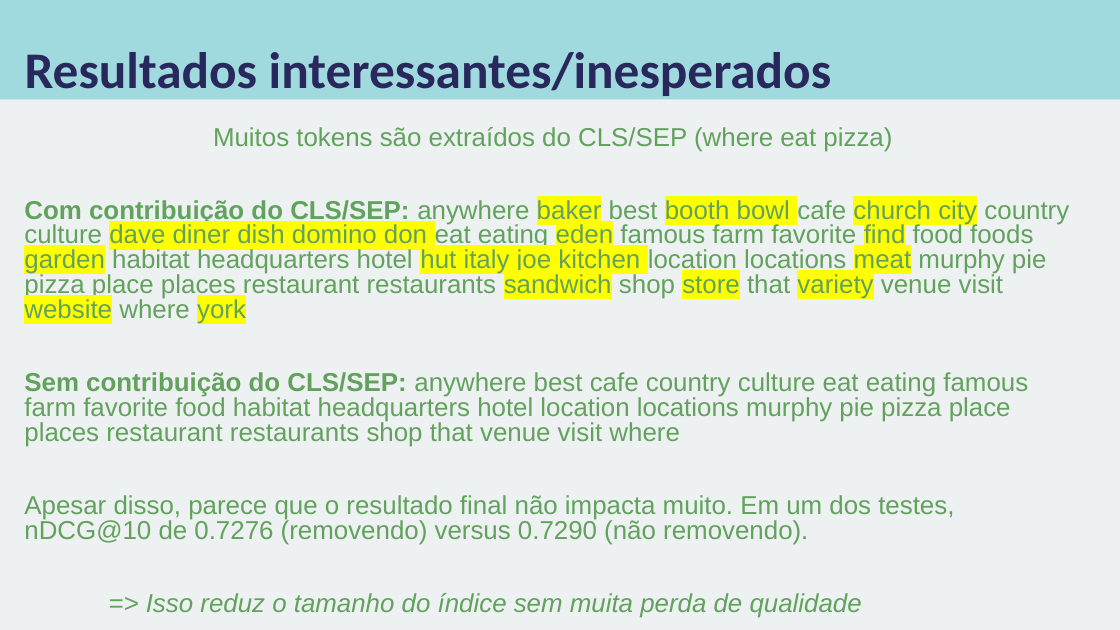
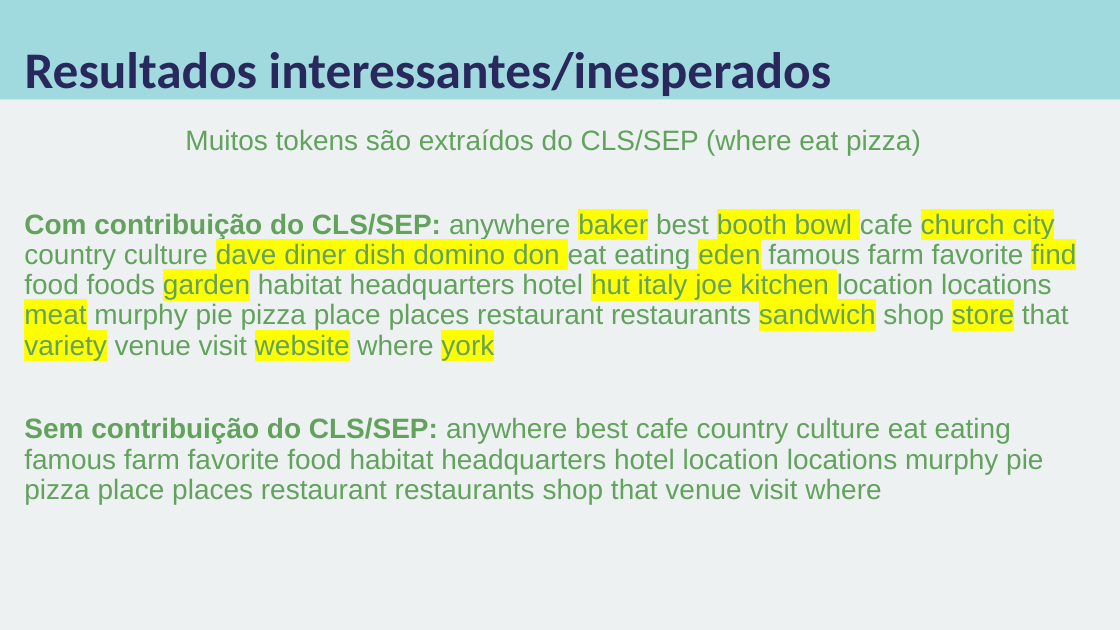
Before and after one commit to carisio/IA368-DD_deep_learning_busca, a slide deck: slide 9 of 7 - splade/notebook/apresentacao_splade.pptx. Drawn at 1120x630 pixels with LibreOffice and Linux fonts; fonts in the diff are those of the drawing. Boxes give left, top, right and bottom in pixels: in the first picture for what was removed or moved away, otherwise in the second. Text is boxed around its words. In the diff, an @@ line names an element or a change of style, - is before the commit and + after.

```diff
--- a/7 - splade/notebook/apresentacao_splade.pptx
+++ b/7 - splade/notebook/apresentacao_splade.pptx
@@ text "Muitos tokens são extraídos do ..." at <box>24,129,1076,504</box>: size 22.2 to 24 pt; line spacing 0.8 to 0.9 @@
@@ text at <box>24,495,954,618</box>: paragraphs removed @@
-Apesar disso, parece que o resultado final não impacta muito. Em um dos testes, nDCG@10 de 0.7276 (removendo) versus 0.7290 (não removendo).
-=> Isso reduz o tamanho do índice sem muita perda de qualidade
```
Also in this commit, not shown: 2 other slides changed, 1 slide added, 1 other file.
